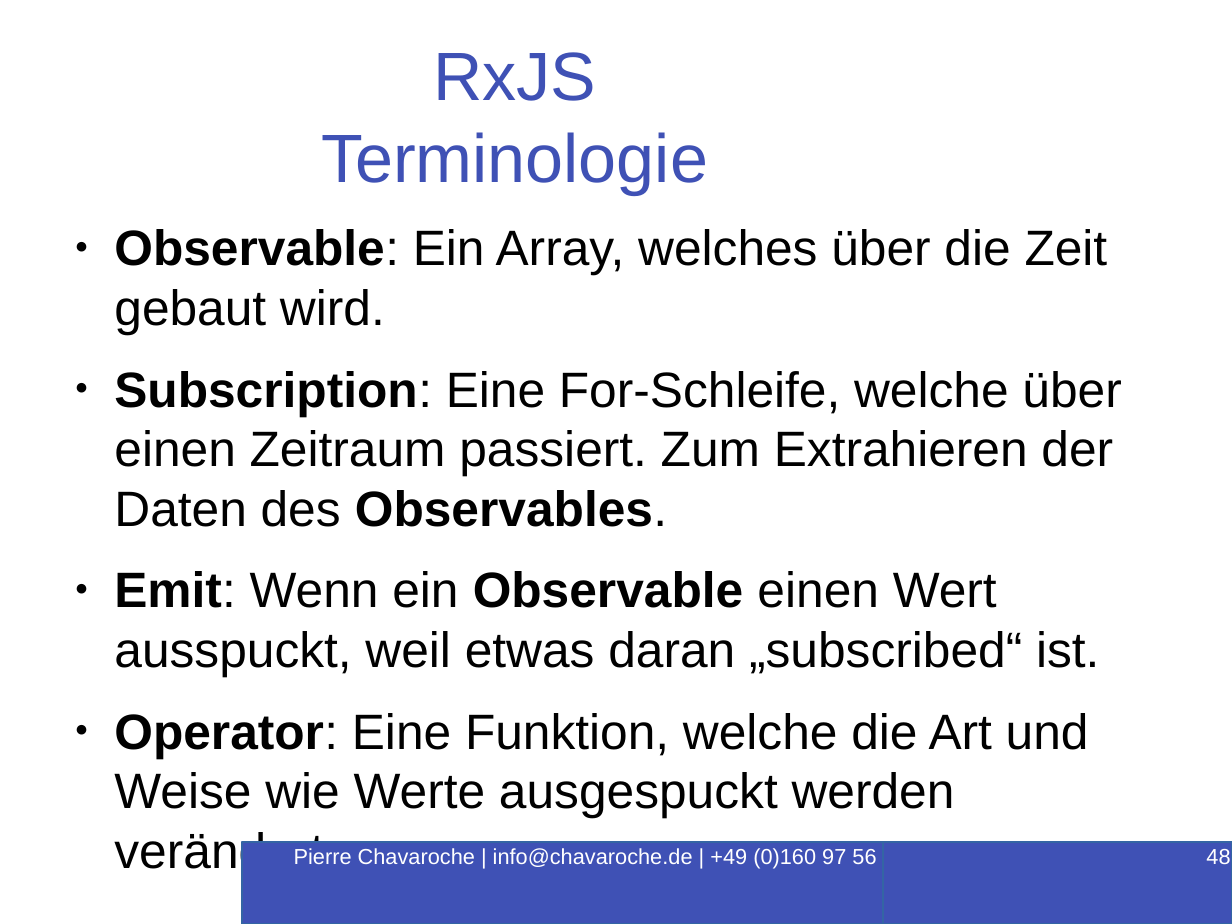
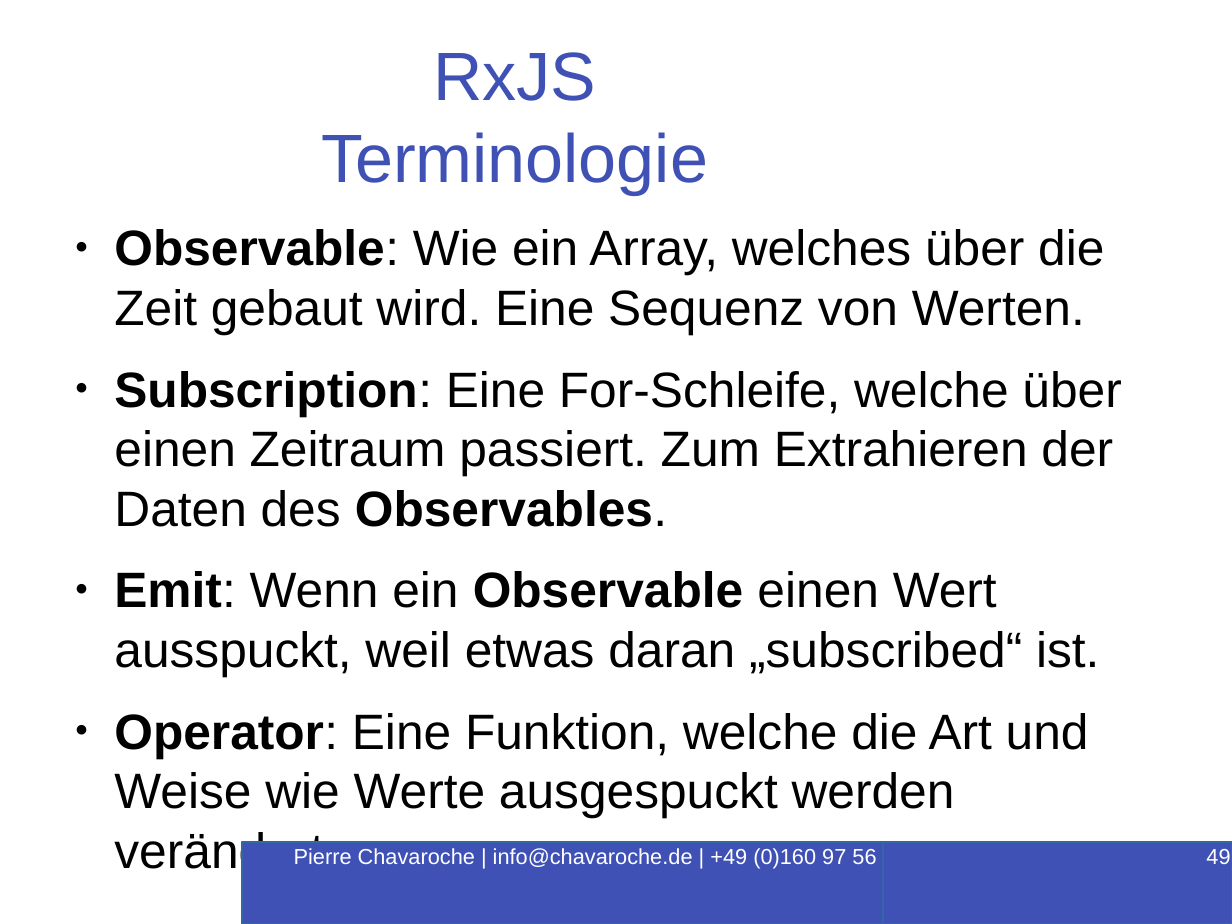
Before and after one commit to PierreChavaroche/workshop-presentation, a slide deck: slide 49 of Angular-RxJS.odp (slide 48 before the commit). Drawn at 1232x924 pixels with LibreOffice and Linux fonts; fonts in the diff are those of the drawing; background and template pictures are left out. Boxes give left, top, right and bottom in pixels: in the first picture for what was removed or moved away, otherwise in the second. Text is boxed around its words. In the diff, an @@ line names an element or a change of style, - is before the commit and + after.

```diff
--- a/Angular-RxJS.odp
+++ b/Angular-RxJS.odp
@@ text at box(114, 229, 1104, 335): text changed @@
-● Observable: Ein Array, welches über die Zeit gebaut wird.
+● Observable: Wie ein Array, welches über die Zeit gebaut wird. Eine Sequenz von Werten.
@@ page number at box(1206, 849, 1230, 864): text changed @@
-48
+49
```
Also in this commit, not shown: 2 other slides changed, 1 slide added.
